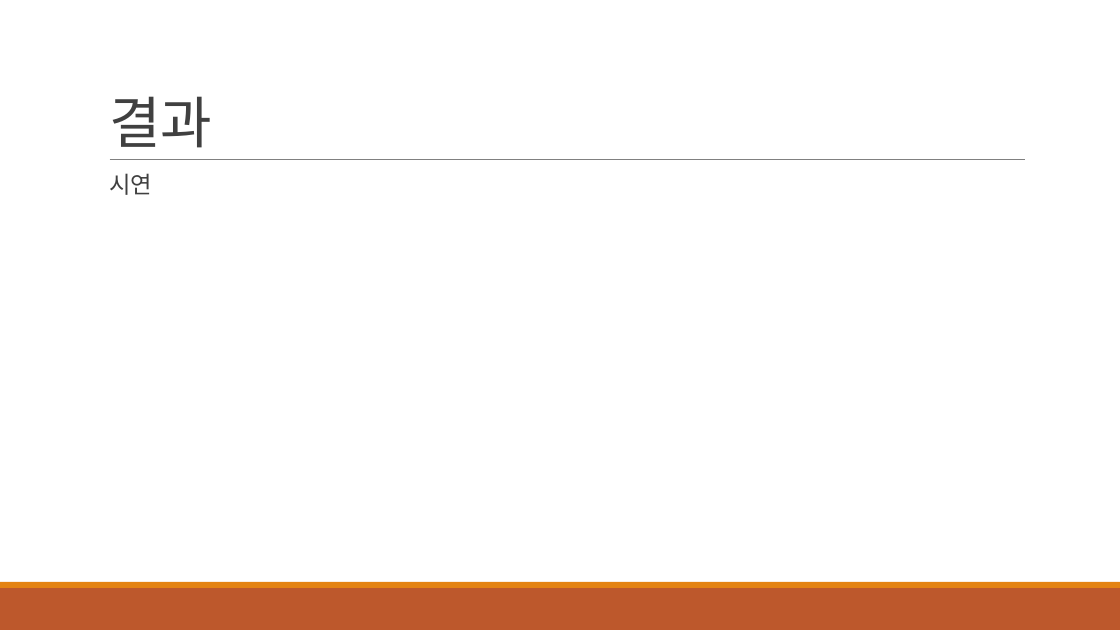
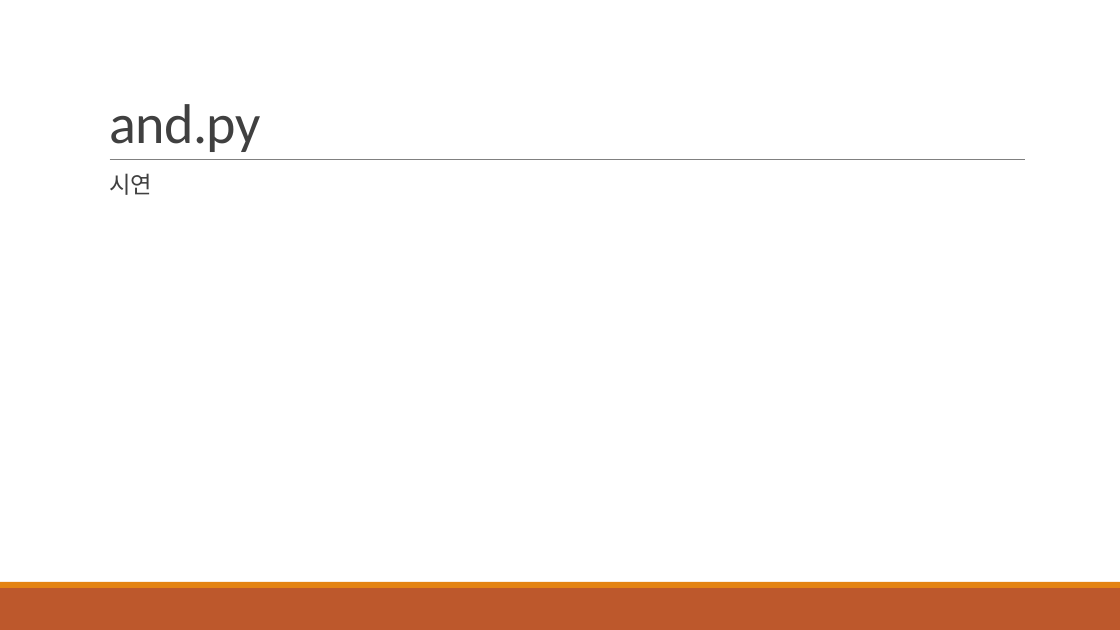
Before and after one commit to HYU-AILAB/ai-seminar, a slide deck: slide 8 of 01. MLP & FFNN/MLP_FFNN_김병조.pptx (slide 9 before the commit). Drawn at 1120x630 pixels with LibreOffice and Linux fonts; fonts in the diff are those of the drawing. Boxes give left, top, right and bottom in pixels: in the first picture for what was removed or moved away, otherwise in the second. Text is boxed around its words. In the diff, an @@ line names an element or a change of style, - is before the commit and + after.

```diff
--- a/01. MLP & FFNN/MLP_FFNN_김병조.pptx
+++ b/01. MLP & FFNN/MLP_FFNN_김병조.pptx
@@ title at (109, 104, 260, 152): text changed @@
-결과
+and.py
```
Also in this commit, not shown: 2 other slides changed, 6 slides added, 2 slides removed, 4 other files.
